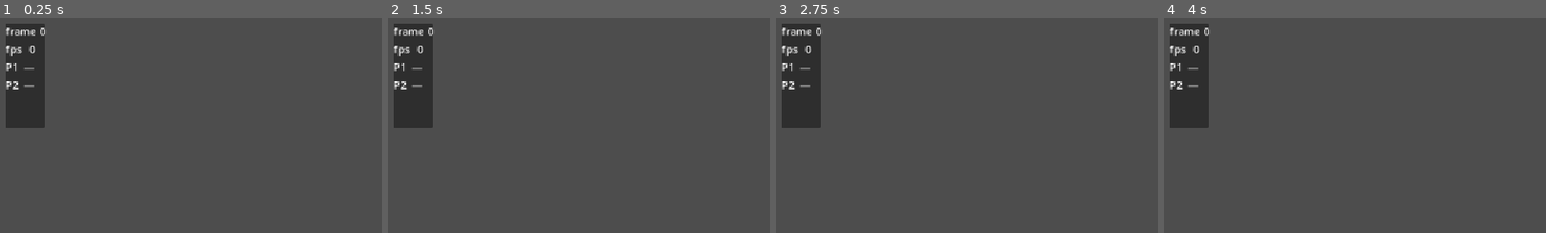
Above: before the commit, frames 1-4 (left to right).
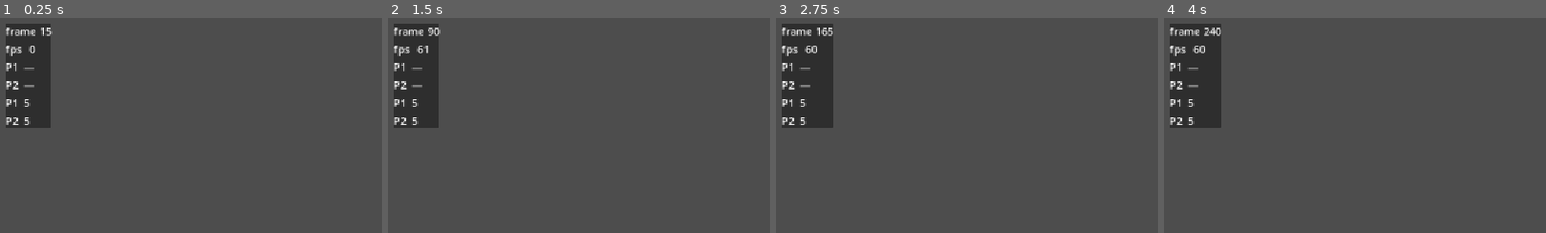
Above: after the commit, the same moments.

Repository: Fernsz1/LOTA
Game: Godot game, scene res://scenes/main.tscn
Same seed, same stepped clock (60 frames per second), same inputs: the game is played once before the commit and once after it.
Inputs (mouse positions are % of the whole screen's width and height, from its top left):
- Up to frame 1 (0.25 s): no input
- Up to frame 2 (1.5 s): tap Enter at 0.5 s; move the mouse to (72, 45) at 0.52 s; hold Shift 0.53-1.25 s; click (72, 45) at 0.67 s; tap Space at 1.25 s; drag from (30, 55) to (45, 70) at 1.27 s
- Up to frame 3 (2.75 s): tap Enter at 2 s; move the mouse to (60, 28) at 2.02 s; tap Ctrl at 2.1 s; click (60, 28) at 2.17 s
- Up to frame 4 (4 s): tap Space at 2.75 s; drag from (45, 70) to (20, 35) at 2.77 s; tap Enter at 3.5 s; move the mouse to (80, 65) at 3.52 s; tap Alt at 3.6 s; click (80, 65) at 3.67 s
The pictures show only the part of the screen within x 0-50%, y 0-50%; the shares and areas given below are measured in that part.

The runs differ from the first frame. In frame 1, 0.9% of the frame differs, in the area x 1-14%, y 2-52%; in frame 2, 1.0%; in frame 3, 1.8%; in frame 4, 1.8%, in the area x 1-15%, y 2-52%.
Error before the commit: Parse Error: Identifier "InputManager" not declared in the current scope. (res://scripts/debug_overlay.gd:33)

Commit message:
feat(input): 2-player per-frame poller [1.2]

Diff:
--- a/project.godot
+++ b/project.godot
@@ -32,6 +32,74 @@
 [autoload]
 
 GameClock="*res://scripts/game_clock.gd"
+InputManager="*res://scripts/input_manager.gd"
+
+[input]
+
+p1_left={
+"deadzone": 0.5,
+"events": [Object(InputEventKey,"physical_keycode":65), Object(InputEventJoypadButton,"device":0,"button_index":13)]
+}
+p1_right={
+"deadzone": 0.5,
+"events": [Object(InputEventKey,"physical_keycode":68), Object(InputEventJoypadButton,"device":0,"button_index":14)]
+}
+p1_up={
+"deadzone": 0.5,
+"events": [Object(InputEventKey,"physical_keycode":87), Object(InputEventJoypadButton,"device":0,"button_index":11)]
+}
+p1_down={
+"deadzone": 0.5,
+"events": [Object(InputEventKey,"physical_keycode":83), Object(InputEventJoypadButton,"device":0,"button_index":12)]
+}
+p1_fast={
+"deadzone": 0.5,
+"events": [Object(InputEventKey,"physical_keycode":74), Object(InputEventJoypadButton,"device":0,"button_index":0)]
+}
+p1_heavy={
+"deadzone": 0.5,
+"events": [Object(InputEventKey,"physical_keycode":75), Object(InputEventJoypadButton,"device":0,"button_index":2)]
+}
+p1_skill={
+"deadzone": 0.5,
+"events": [Object(InputEventKey,"physical_keycode":76), Object(InputEventJoypadButton,"device":0,"button_index":1)]
+}
+p1_ultimate={
+"deadzone": 0.5,
+"events": [Object(InputEventKey,"physical_keycode":85), Object(InputEventJoypadButton,"device":0,"button_index":3)]
+}
+p2_left={
+"deadzone": 0.5,
+"events": [Object(InputEventKey,"physical_keycode":4194319), Object(InputEventJoypadButton,"device":1,"button_index":13)]
+}
+p2_right={
+"deadzone": 0.5,
+"events": [Object(InputEventKey,"physical_keycode":4194321), Object(InputEventJoypadButton,"device":1,"button_index":14)]
+}
+p2_up={
+"deadzone": 0.5,
+"events": [Object(InputEventKey,"physical_keycode":4194320), Object(InputEventJoypadButton,"device":1,"button_index":11)]
+}
+p2_down={
+"deadzone": 0.5,
+"events": [Object(InputEventKey,"physical_keycode":4194322), Object(InputEventJoypadButton,"device":1,"button_index":12)]
+}
+p2_fast={
+"deadzone": 0.5,
+"events": [Object(InputEventKey,"physical_keycode":4194439), Object(InputEventJoypadButton,"device":1,"button_index":0)]
+}
+p2_heavy={
+"deadzone": 0.5,
+"events": [Object(InputEventKey,"physical_keycode":4194440), Object(InputEventJoypadButton,"device":1,"button_index":2)]
+}
+p2_skill={
+"deadzone": 0.5,
+"events": [Object(InputEventKey,"physical_keycode":4194441), Object(InputEventJoypadButton,"device":1,"button_index":1)]
+}
+p2_ultimate={
+"deadzone": 0.5,
+"events": [Object(InputEventKey,"physical_keycode":4194443), Object(InputEventJoypadButton,"device":1,"button_index":3)]
+}
 
 [rendering]
 
--- /dev/null
+++ b/scripts/input_manager.gd
@@ -0,0 +1,40 @@
+extends Node
+## Polls both local players each physics frame into ring buffers. Autoloaded as
+## `InputManager` (no class_name — singleton). Direct per-frame poll = timing-
+## affecting (conventions → "Signals vs direct calls").
+
+const PLAYER_COUNT: int = 2
+
+# action suffix → bit (InputMap actions are "p<n>_<suffix>").
+const _ACTIONS := {
+	"left": InputBuffer.LEFT, "right": InputBuffer.RIGHT,
+	"up": InputBuffer.UP, "down": InputBuffer.DOWN,
+	"fast": InputBuffer.FAST, "heavy": InputBuffer.HEAVY,
+	"skill": InputBuffer.SKILL, "ultimate": InputBuffer.ULTIMATE,
+}
+
+var _players: Array[InputBuffer] = []
+var _action_bits: Array = []   # per player: Array of [StringName action, int bit]
+
+func _ready() -> void:
+	for p in range(1, PLAYER_COUNT + 1):
+		var pairs: Array = []
+		for suffix in _ACTIONS:
+			pairs.append([StringName("p%d_%s" % [p, suffix]), _ACTIONS[suffix]])
+		_action_bits.append(pairs)
+		_players.append(InputBuffer.new())
+
+func _physics_process(_delta: float) -> void:
+	for i in PLAYER_COUNT:
+		_players[i].push(_poll(i))
+
+## player is 1-based.
+func get_buffer(player: int) -> InputBuffer:
+	return _players[player - 1]
+
+func _poll(index: int) -> int:
+	var state: int = 0
+	for pair in _action_bits[index]:
+		if Input.is_action_pressed(pair[0]):
+			state |= pair[1]
+	return state
